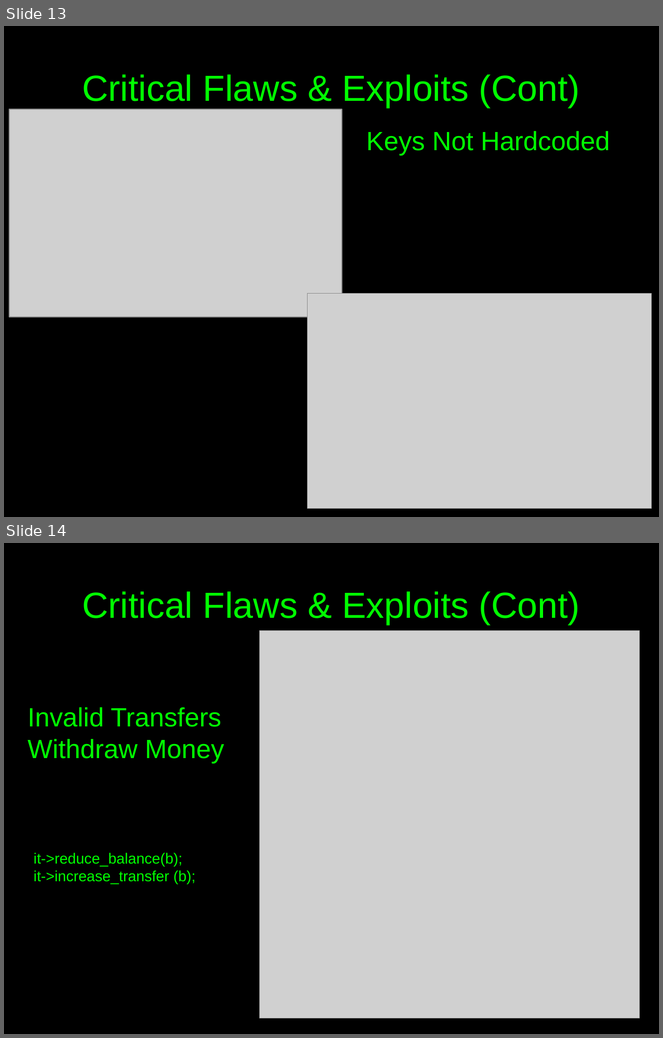
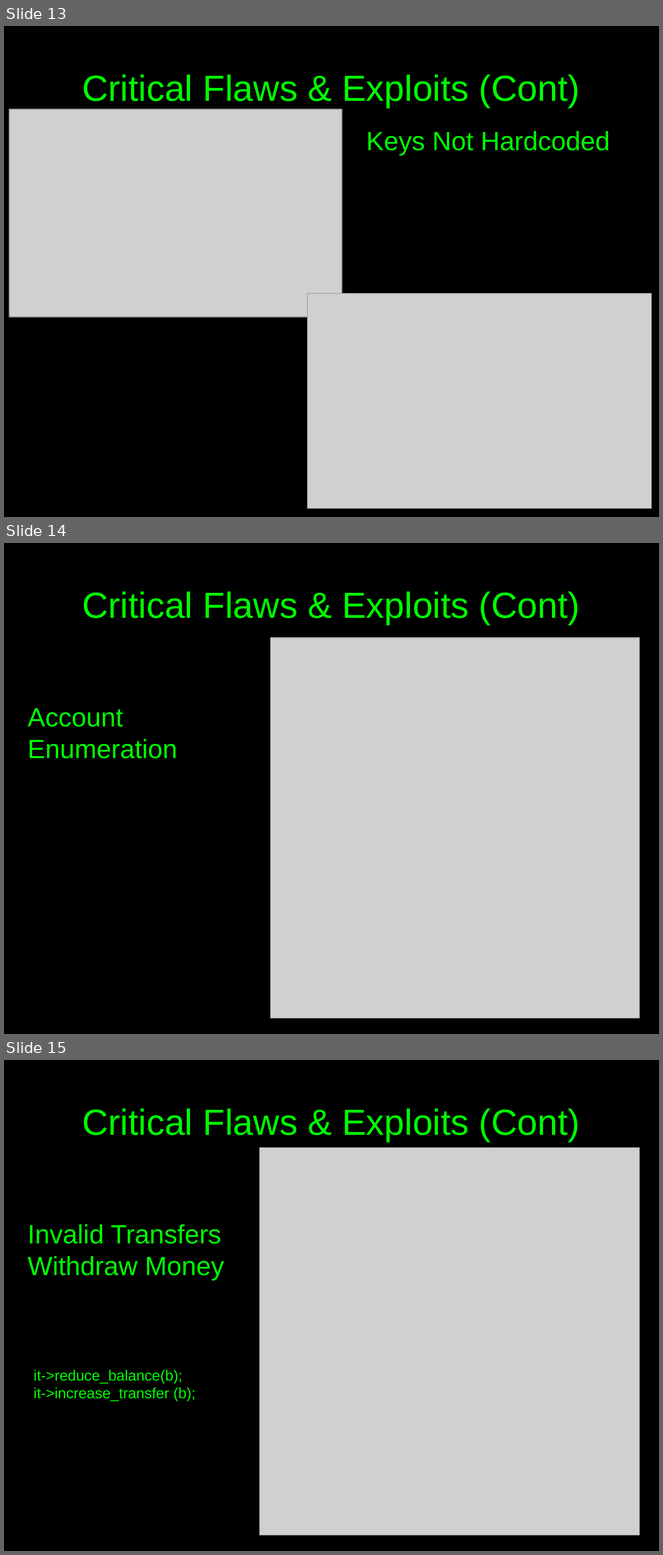
Before and after one commit to c00w/Crypto-Final-Project, a slide deck: Attack Presentation.odp. Shown one above the other, each under a label of ours: slides 13 and 14 before the commit, slides 13, 14 and 15 after it. The pictures are 663x1038 and 663x1555 pixels, drawn with LibreOffice and Linux fonts; fonts in the diff are those of the drawing; grey boxes stand for pictures. Boxes give left, top, right and bottom in pixels: in the first picture for what was removed or moved away, otherwise in the second. Text is boxed around its words. In the diff, an @@ line names an element or a change of style, - is before the commit and + after.

```diff
--- a/Attack Presentation.odp
+++ b/Attack Presentation.odp
@@ slide 14 added at [4, 543, 659, 1034], background #000000 @@
@@ title added at [82, 591, 580, 625], 44 pt, text #00FF00 @@
+Critical Flaws & Exploits (Cont)
@@ picture added at [271, 638, 640, 1019] @@
@@ text added at [27, 708, 177, 759], 32 pt, text #00FF00 @@
+Account Enumeration
@@ what was slide 14 is now slide 15 @@
```
Also in this commit, not shown: 2 slides changed.
